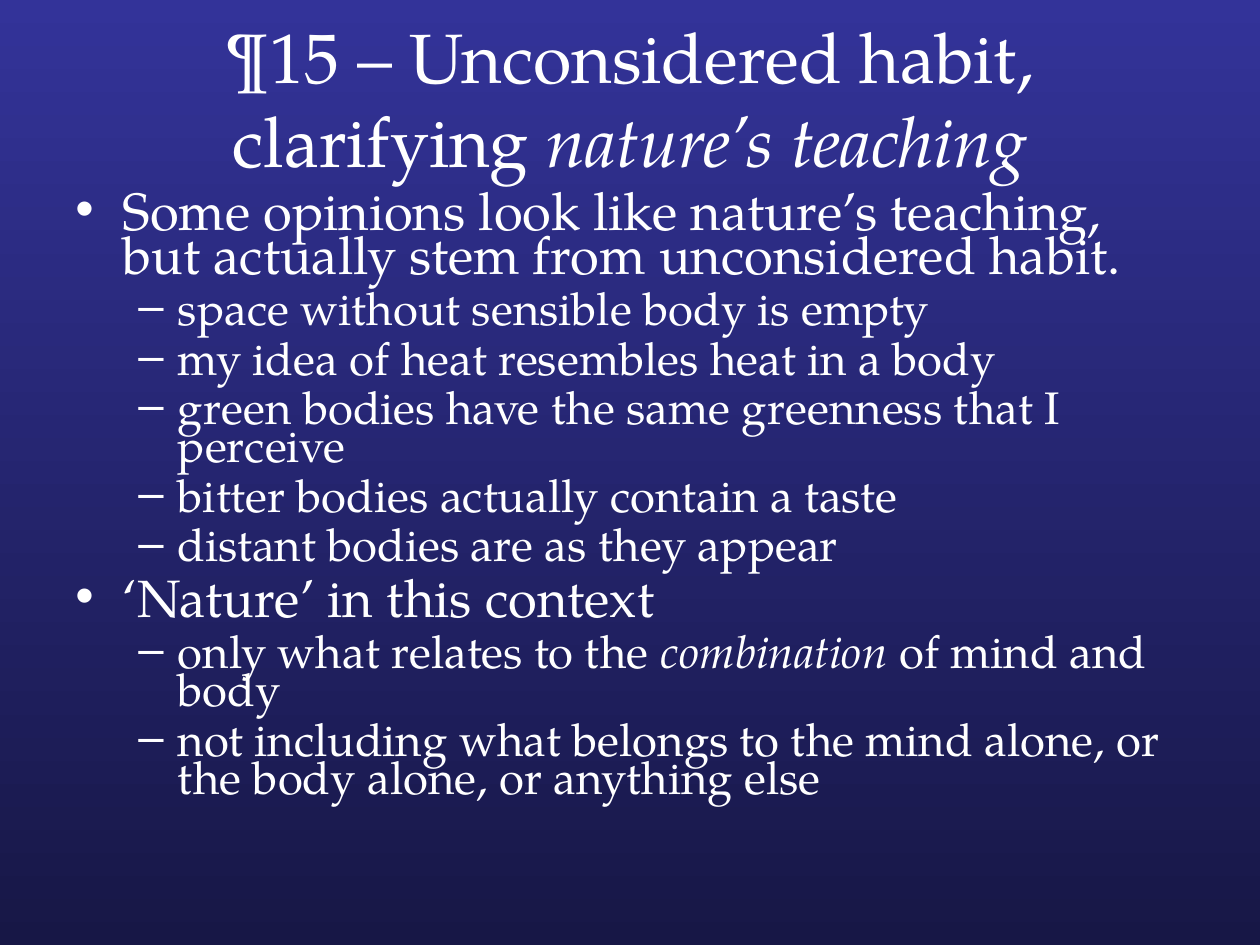
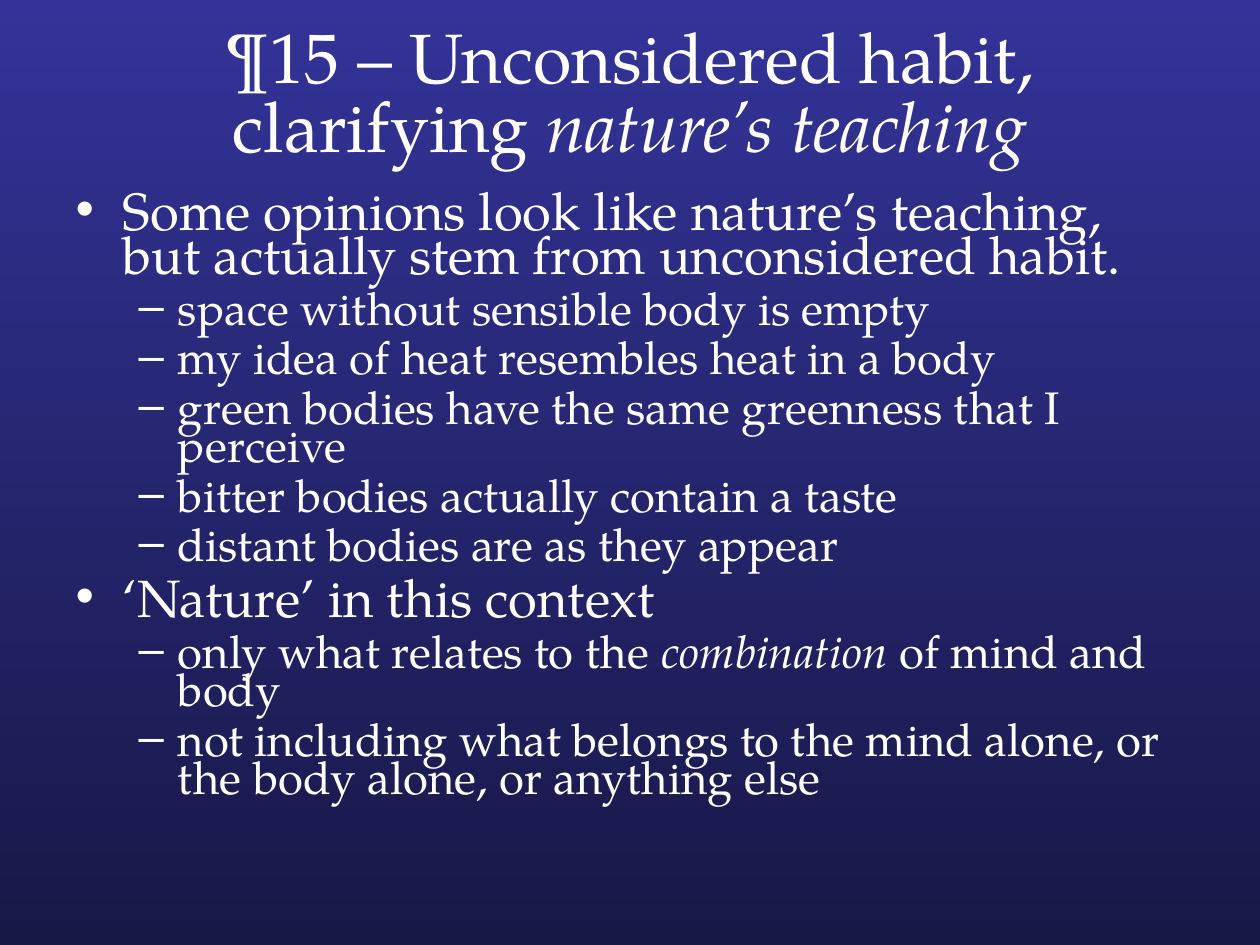
Before and after one commit to colemitchell/colemitchell.github.io, a slide deck: slide 19 of PHIL2220/Med VI.ppt. Drawn at 1260x945 pixels with LibreOffice and Linux fonts; fonts in the diff are those of the drawing. Boxes give left, top, right and bottom in pixels: in the first picture for what was removed or moved away, otherwise in the second. Text is boxed around its words. In the diff, an @@ line names an element or a change of style, - is before the commit and + after.

```diff
--- a/PHIL2220/Med VI.ppt
+++ b/PHIL2220/Med VI.ppt
@@ background gradient #333399 to #171746 to gradient #333399 to #181847 @@
@@ title "¶15 – Unconsidered habit, clarifying ..." at box(226, 32, 1034, 172): line spacing 1 to 0.82 @@
@@ text "Some opinions look like nature’s ..." rewrapped from box(123, 175, 1159, 807) to box(123, 192, 1160, 807) @@
```
Also in this commit, not shown: 26 other slides changed, 1 other file.
